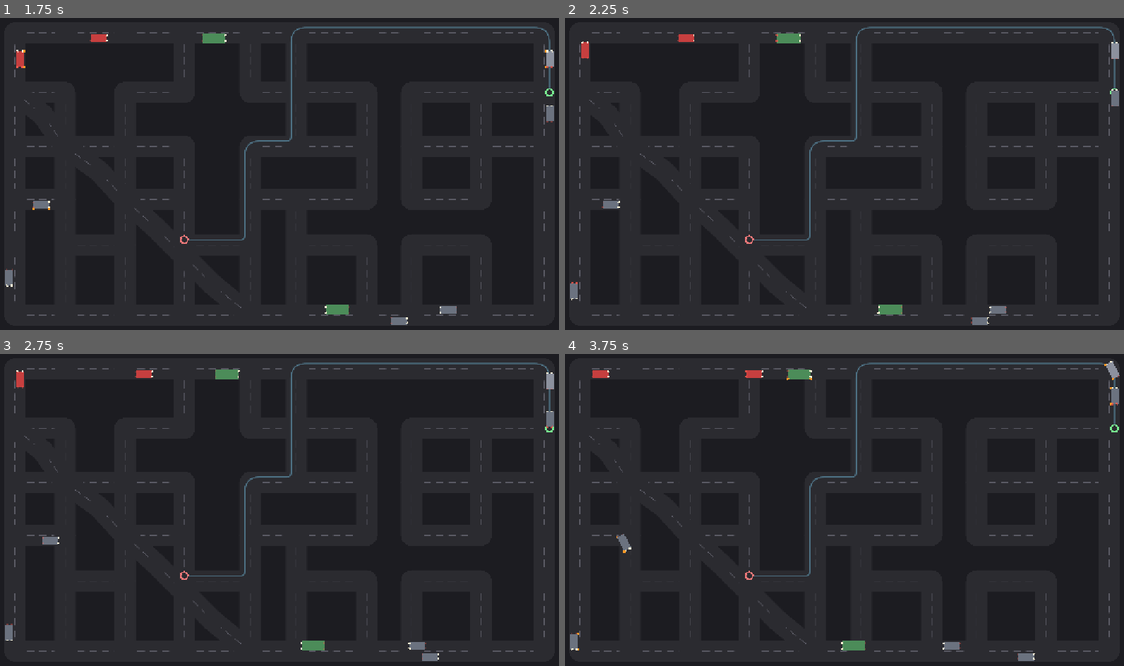
Above: before the commit, frames 1-4 (two rows, left to right).
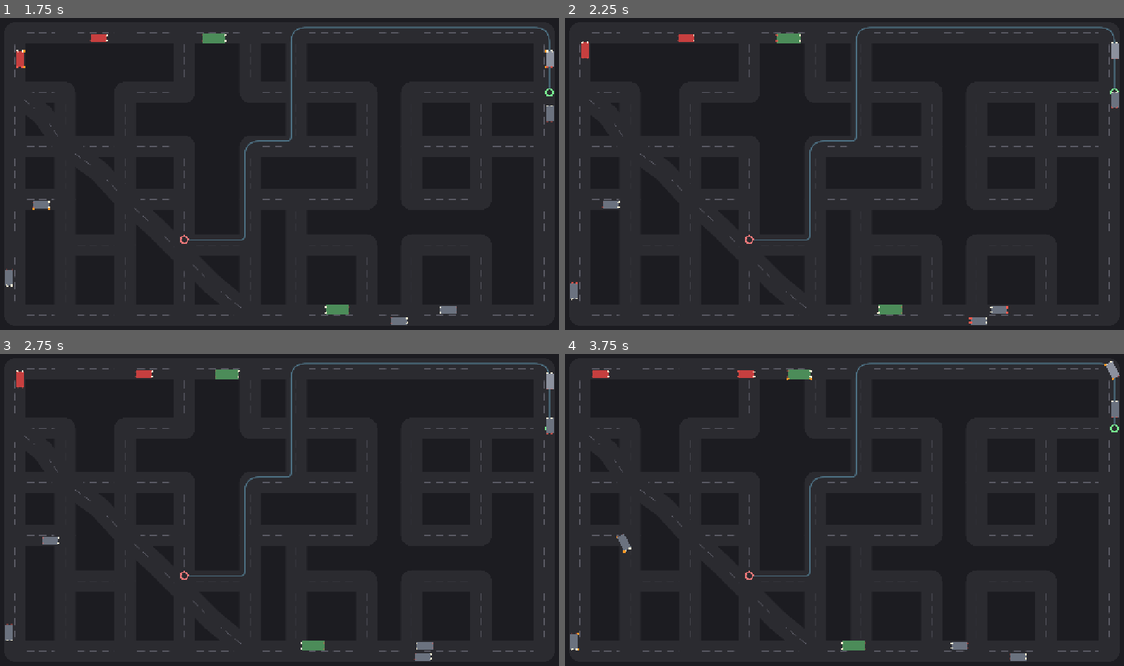
Above: after the commit, the same moments.

Repository: kristofsw/city-traffic-sim
Game: Godot game, scene res://scenes/main.tscn
Two runs of this game, one before a commit and one after it. Both use one fixed random seed, a clock stepped at 60 frames per second and the inputs below.
Inputs (mouse positions are in pixels of both pictures, inside the frame that each line leads up to):
- Up to frame 1 (1.75 s): tap Enter at 0.5 s; move the mouse to (402, 158) at 0.52 s; hold Shift 0.53-1.25 s; click (402, 158) at 0.67 s; tap Space at 1.25 s; drag from (167, 189) to (251, 236) at 1.27 s
- Up to frame 2 (2.25 s): tap Enter at 2 s; move the mouse to (900, 105) at 2.02 s; tap Ctrl at 2.1 s; click (900, 105) at 2.17 s
- Up to frame 3 (2.75 s): no input
- Up to frame 4 (3.75 s): tap Space at 2.75 s; drag from (816, 572) to (676, 463) at 2.77 s; move the mouse to (1012, 556) at 3.52 s; tap Alt at 3.6 s; click (1012, 556) at 3.67 s

Frame 1 is identical in both runs. In frame 2, less than 0.1% of the frame differs, in the area x 72-100%, y 22-99%; in frame 3, 0.2%; in frame 4, 0.4%, in the area x 30-100%, y 5-99%.

Commit message:
fix: ACC gap measured bumper-to-bumper; raise follow_min_gap
Cars were rear-ending because the ACC gap was center-to-center distance:
two 36px cars centered 30px apart (the old follow_min_gap) overlap by 6px.
The lead constraint must measure bumper-to-bumper so follow_min_gap is
the actual edge-to-edge clearance.

TrafficSystem._find_lead now subtracts half the combined body lengths
from the center distance before comparing to follow_min_gap. A car 36px
long centered 76px ahead (old 'gap 76 > min 30 = safe') now reports a
bumper gap of 40px, so it correctly maintains the real clearance.

Defaults raised: follow_min_gap 30 -> 40 (clearer breathing room). Spec
pool: racer 24 -> 30, bus 40 -> 50. time_gap unchanged.

Tests updated for the bumper-to-bumper convention and new defaults.
117/117 pass, runtime clean with 10 vehicles.

Diff:
--- a/scripts/simulation_manager.gd
+++ b/scripts/simulation_manager.gd
@@ -82,7 +82,7 @@
 	racer.max_speed = 105.0
 	racer.body_color = Color(0.78, 0.25, 0.25, 1)
 	racer.follow_time_gap = 1.1
-	racer.follow_min_gap = 24.0
+	racer.follow_min_gap = 30.0
 	pool.append(racer)
 	# Bus: slow, long, green, wider following gap (cautious).
 	var bus := VehicleSpec.new()
@@ -91,7 +91,7 @@
 	bus.body_length = 52.0
 	bus.body_width = 22.0
 	bus.follow_time_gap = 2.0
-	bus.follow_min_gap = 40.0
+	bus.follow_min_gap = 50.0
 	pool.append(bus)
 	return pool
 
--- a/scripts/traffic_system.gd
+++ b/scripts/traffic_system.gd
@@ -74,8 +74,17 @@
 		var angle: float = abs(f_dir.angle_to(offset.normalized()))
 		if angle > CONE_HALF_ANGLE:
 			continue
-		if dist < best_gap:
-			best_gap = dist
+		# Convert center-to-center distance to bumper-to-bumper gap so the
+		# ACC min-gap is measured edge-to-edge, not center-to-center.
+		# Without this, two 36px cars 30px apart "gap" are actually
+		# overlapping by 6px (rear-ending).
+		var gap: float = (
+			dist - spec.body_length * 0.5 - other.mover._ensure_spec().body_length * 0.5
+		)
+		if gap > look_ahead or gap < 0.001:
+			continue
+		if gap < best_gap:
+			best_gap = gap
 			best_vehicle = other
 			best_speed = other.current_speed
 	if best_vehicle == null:
--- a/scripts/vehicle_spec.gd
+++ b/scripts/vehicle_spec.gd
@@ -32,9 +32,9 @@
 ## distance scales with speed: gap_target = current_speed * follow_time_gap
 ## + follow_min_gap. A shorter gap = more aggressive tailgating.
 @export var follow_time_gap: float = 1.5  # seconds
-## Minimum following distance kept even at standstill (px). Below this the
-## car holds still (target drops to 0).
-@export var follow_min_gap: float = 30.0  # px
+## Minimum following distance kept even at standstill (px, bumper-to-bumper).
+## Below this the car holds still (target drops to 0).
+@export var follow_min_gap: float = 40.0  # px
 
 # --- Lane / trajectory ---
 @export var lane_offset: float = 12.0  # half-lane, right-hand drive
--- a/tests/unit/test_integration.gd
+++ b/tests/unit/test_integration.gd
@@ -253,7 +253,7 @@
 	var follow_spec := VehicleSpec.new()
 	follow_spec.max_speed = 120.0
 	follow_spec.follow_time_gap = 1.5
-	follow_spec.follow_min_gap = 30.0
+	follow_spec.follow_min_gap = 40.0
 
 	var lead_mover := VehicleMover.new()
 	lead_mover.graph = graph
--- a/tests/unit/test_traffic_system.gd
+++ b/tests/unit/test_traffic_system.gd
@@ -28,14 +28,15 @@
 func test_lead_detected_directly_ahead() -> void:
 	var ts := TrafficSystem.new()
 	# Follower at origin heading east (0 rad); lead 80px ahead, same lane.
+	# Both cars body_length=36 -> bumper-to-bumper gap = 80 - 36 = 44px.
 	var follower := _build_vehicle(Vector2(0, 0), 0.0, 80.0)
 	var lead := _build_vehicle(Vector2(80, 0), 0.0, 40.0)
 	ts.update([follower, lead], 1.0 / 60.0)
-	# gap=80, lead_speed=40, min_gap=30, time_gap=1.5
-	# safe = 40 + (80-30)/1.5 = 40 + 33.33 = 73.33
+	# gap=44, lead_speed=40, min_gap=40, time_gap=1.5
+	# safe = 40 + (44-40)/1.5 = 40 + 2.67 = 42.67
 	assert_almost_eq(
 		follower.mover._acc_target_speed,
-		40.0 + (80.0 - 30.0) / 1.5,
+		40.0 + (44.0 - 40.0) / 1.5,
 		0.01,
 		"follower should match lead speed + gap term"
 	)
@@ -70,7 +71,7 @@
 
 func test_no_lead_beyond_look_ahead() -> void:
 	var ts := TrafficSystem.new()
-	# Follower at standstill (speed=0) -> look_ahead = 0 + 30 + 60 = 90px.
+	# Follower at standstill (speed=0) -> look_ahead = 0 + 40 + 60 = 100px.
 	# Other 200px ahead -> beyond look-ahead -> no lead.
 	var follower := _build_vehicle(Vector2(0, 0), 0.0, 0.0)
 	var other := _build_vehicle(Vector2(200, 0), 0.0, 40.0)
@@ -85,25 +86,24 @@
 func test_nearest_lead_wins() -> void:
 	var ts := TrafficSystem.new()
 	# Two leads ahead: near at 60px (speed 20), far at 120px (speed 60).
-	# The near one is the lead (smallest gap).
+	# bumper-to-bumper gaps: 60-36=24, 120-36=84.
 	var follower := _build_vehicle(Vector2(0, 0), 0.0, 80.0)
 	var near := _build_vehicle(Vector2(60, 0), 0.0, 20.0)
 	var far := _build_vehicle(Vector2(120, 0), 0.0, 60.0)
 	ts.update([follower, near, far], 1.0 / 60.0)
-	# safe from near: 20 + (60-30)/1.5 = 20 + 20 = 40
-	assert_almost_eq(
+	# safe from near: 20 + (24-40)/1.5 -> negative -> 0 (gap < min_gap)
+	assert_eq(
 		follower.mover._acc_target_speed,
-		20.0 + (60.0 - 30.0) / 1.5,
-		0.01,
-		"nearest lead should be used (gap=60, speed=20 -> safe=40)"
+		0.0,
+		"nearest lead (bumper gap 24 < min_gap 40) should force stop"
 	)
 
 
 func test_gap_below_min_gap_stops() -> void:
 	var ts := TrafficSystem.new()
-	# Gap 20px < min_gap 30 -> safe_speed = 0.
+	# Two cars 50px center-to-center -> bumper gap = 50-36 = 14px < min_gap 40 -> stop.
 	var follower := _build_vehicle(Vector2(0, 0), 0.0, 80.0)
-	var lead := _build_vehicle(Vector2(20, 0), 0.0, 40.0)
+	var lead := _build_vehicle(Vector2(50, 0), 0.0, 40.0)
 	ts.update([follower, lead], 1.0 / 60.0)
 	assert_eq(
 		follower.mover._acc_target_speed, 0.0, "gap below min_gap should force target to 0 (stop)"
--- a/tests/unit/test_vehicle_mover_acc.gd
+++ b/tests/unit/test_vehicle_mover_acc.gd
@@ -19,13 +19,17 @@
 	# Natural target at s=0 is max_speed (no turn/end effect at the start).
 	var natural: float = m.target_speed_at(0.0)
 	assert_almost_eq(natural, 80.0, 0.001, "natural target at start should be max_speed")
-	# Set a lead constraint: gap=90px, lead_speed=40, min_gap=30, time_gap=1.5
-	# safe = 40 + (90-30)/1.5 = 40 + 40 = 80 -> no cap (== natural).
+	# Set a lead constraint: gap=90px, lead_speed=40, min_gap=40, time_gap=1.5
+	# safe = 40 + (90-40)/1.5 = 40 + 33.33 = 73.33 -> caps natural 80.
 	m.set_lead_constraint(90.0, 40.0)
-	assert_almost_eq(m.target_speed_at(0.0), 80.0, 0.001, "safe==natural should not cap")
-	# Tighter gap: gap=60, lead=40 -> safe = 40 + (60-30)/1.5 = 40 + 20 = 60
+	assert_almost_eq(
+		m.target_speed_at(0.0), 73.33, 0.01, "ACC should cap target to safe speed 73.33"
+	)
+	# Tighter gap: gap=60, lead=40 -> safe = 40 + (60-40)/1.5 = 40 + 13.33 = 53.33
 	m.set_lead_constraint(60.0, 40.0)
-	assert_almost_eq(m.target_speed_at(0.0), 60.0, 0.001, "ACC should cap target to safe speed 60")
+	assert_almost_eq(
+		m.target_speed_at(0.0), 53.33, 0.01, "ACC should cap target to safe speed 53.33"
+	)
 	# Very tight: gap < min_gap -> safe = 0
 	m.set_lead_constraint(20.0, 40.0)
 	assert_almost_eq(m.target_speed_at(0.0), 0.0, 0.001, "gap below min_gap should cap target to 0")
